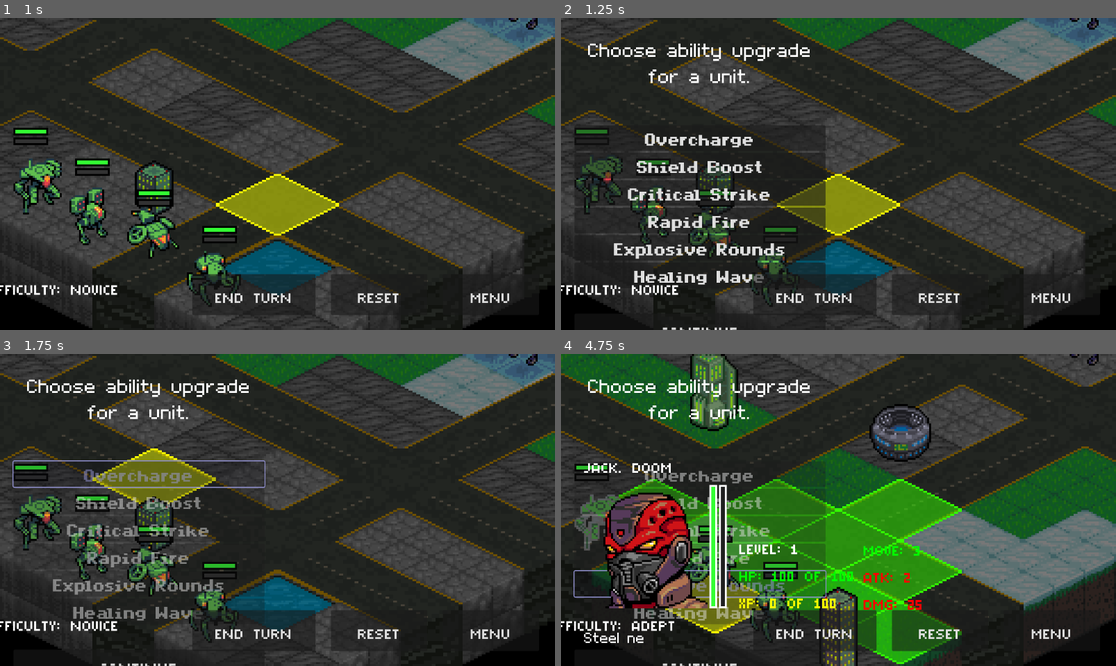
Above: before the commit, frames 1-4 (two rows, left to right).
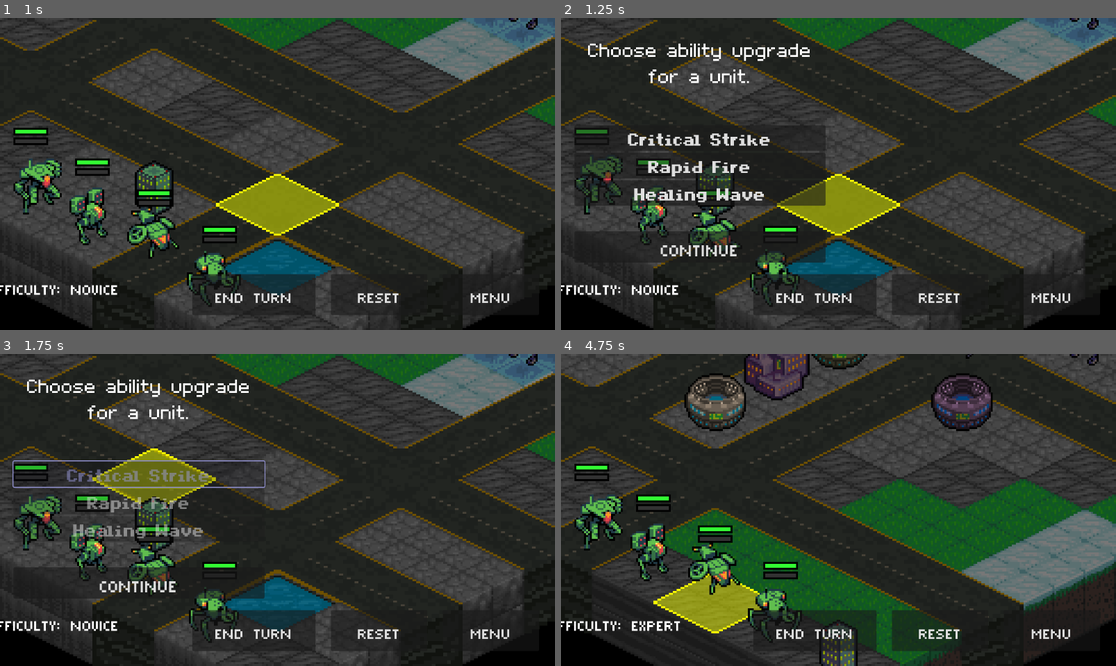
Above: after the commit, the same moments.

Repository: Tekknobot/Terrain
Game: Godot game, scene res://Scenes/TitleScreen.tscn
The game is run twice, just before and just after one commit, with the same random seed, the same clock (stepped at 60 frames per second) and the same inputs.
Inputs (mouse positions are in pixels of both pictures, inside the frame that each line leads up to):
- Up to frame 1 (1 s): click "PLAY" at 0.5 s
- Up to frame 2 (1.25 s): no input
- Up to frame 3 (1.75 s): click (138, 475) at 1.25 s, where only the run before the commit has a clickable "Overcharge"
- Up to frame 4 (4.75 s): click "CONTINUE" at 2 s; click (699, 500) at 2.75 s, where only the run before the commit has a clickable "Shield Boost"; click "CONTINUE" at 3.5 s; click (699, 584) at 4.25 s, where only the run before the commit has a clickable "Explosive Rounds"

Frame 1 is identical in both runs. In frame 2, 5.5% of the frame differs, in the area x 2-48%, y 36-100%; in frame 3, 4.4%; in frame 4, 45%, in the area x 0-100%, y 0-100%.

Commit message:
Refactor.

Diff:
--- a/Scripts/HUD_Panel.gd
+++ b/Scripts/HUD_Panel.gd
@@ -191,14 +191,14 @@
 					tilemap.healing_wave_mode = false
 
 			else:
-				ability_button.visible = false
 				tilemap.critical_strike_mode = false
 				tilemap.rapid_fire_mode = false
+				tilemap.healing_wave_mode = false
 		else:
 			# When toggled off, clear any mode flags and hide the ability button.
 			tilemap.critical_strike_mode = false
 			tilemap.rapid_fire_mode = false
-			ability_button.visible = false
+			tilemap.healing_wave_mode = false
 	else:
 		print("No selected unit available for ability toggling.")
 
--- a/Scripts/RewardsUpgrades.gd
+++ b/Scripts/RewardsUpgrades.gd
@@ -10,11 +10,8 @@
 
 # Define a pool of special abilities available for unlocking.
 var ability_pool: Array[String] = [
-	"Overcharge",
-	"Shield Boost",
 	"Critical Strike",
 	"Rapid Fire",
-	"Explosive Rounds",
 	"Healing Wave"
 ]
 
--- a/Scripts/Unit.gd
+++ b/Scripts/Unit.gd
@@ -820,10 +820,11 @@
 			target_unit.apply_level_up_material()
 		if target_unit.has_method("play_level_up_sound"):
 			target_unit.play_level_up_sound()
+
+		# Mark the unit as having acted.
+		has_attacked = true
+		has_moved = true
+		get_child(0).self_modulate = Color(0.4, 0.4, 0.4, 1)
+
 	else:
 		print("No unit found on tile: ", target_tile, "; no healing applied.")
-
-	# Mark the unit as having acted.
-	has_attacked = true
-	has_moved = true
-	get_child(0).self_modulate = Color(0.4, 0.4, 0.4, 1)
